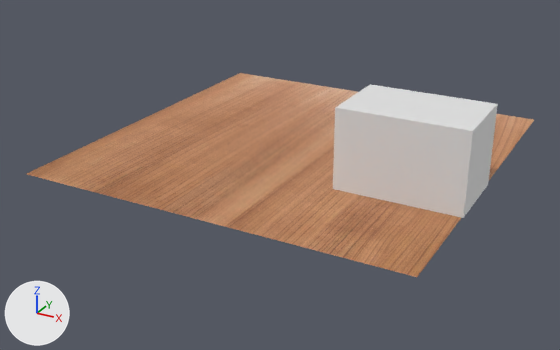
One commit to the Blender file BLENDER PROJECTS/flat_surface/flat_surface.blend: the scene before it, then after it.
Both versions are drawn from a 50 mm lens placed at (8.8, -17.22, 7.58), pointed at (-0.18, -0.9, -0.58). The lights are fixed; the arrows at lower left show +X, +Y and +Z.
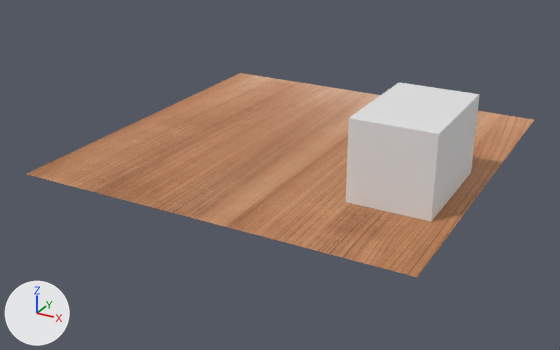
What the commit changed:
Object 'Cube' (ob_cube) turns from (0, 0, 90) to (0, 0, 0) degrees about x, y and z.
Object 'Cube' (ob_cube) is rescaled from (1.0, 1.56, 1.0) to (1.0, 1.5, 1.0).

Where the change shows, as pixel boxes [x1, y1, x2, y2] in the pictures (560 x 350 px):
'Cube', rescaled, turned: before [333, 84, 498, 218]; after [346, 82, 480, 221]
